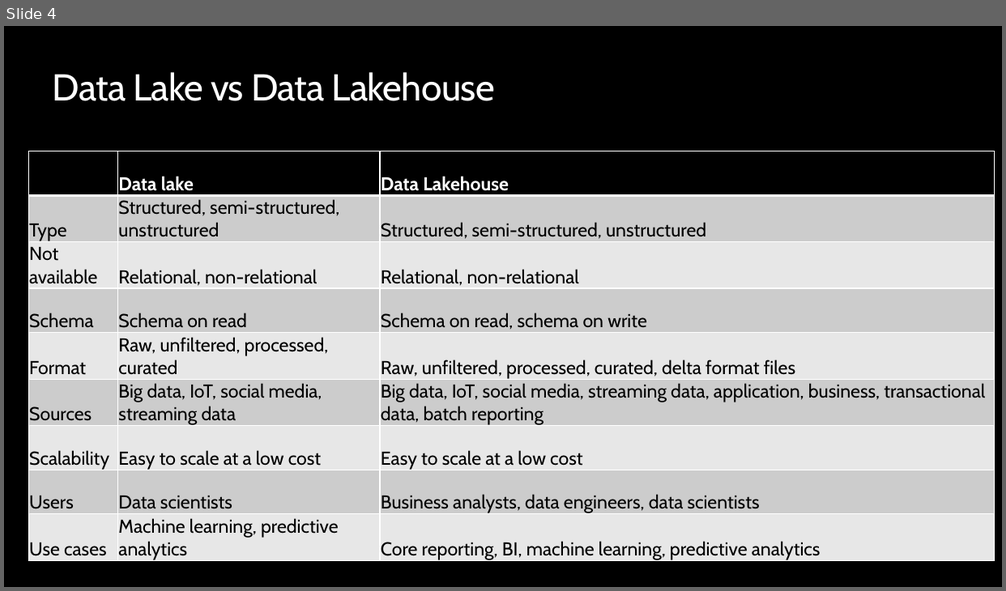
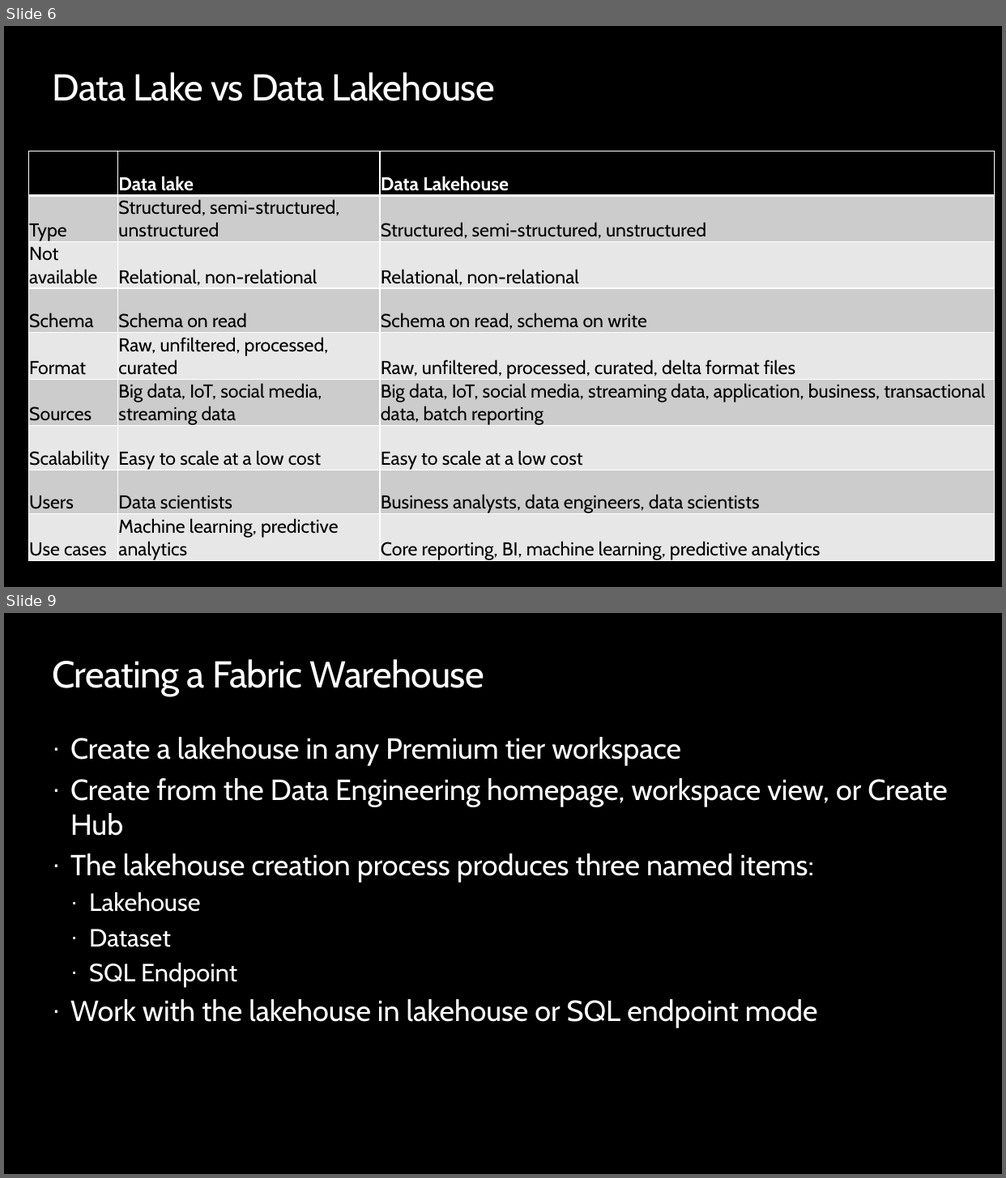
Before and after one commit to opsgility/fabric, a slide deck: slides/Dantoni-Opsgility-MSFabric-Module4.pptx. Shown one above the other, each under a label of ours: slide 4 before the commit, slides 6 and 9 after it; the slides between them are not shown. The pictures are 1006x591 and 1006x1178 pixels, drawn with LibreOffice and Linux fonts; fonts in the diff are those of the drawing; background and template pictures are left out. Boxes give left, top, right and bottom in pixels: in the first picture for what was removed or moved away, otherwise in the second. Text is boxed around its words. In the diff, an @@ line names an element or a change of style, - is before the commit and + after.

```diff
--- a/slides/Dantoni-Opsgility-MSFabric-Module4.pptx
+++ b/slides/Dantoni-Opsgility-MSFabric-Module4.pptx
@@ slide 9 added at <box>4,613,1002,1174</box>, background #000000 @@
@@ title added at <box>52,659,484,696</box>, 36 pt, text #FFFFFF @@
+Creating a Fabric Warehouse
@@ text added at <box>70,737,947,1029</box>, 28 pt, text #FFFFFF @@
+· Create a lakehouse in any Premium tier workspace
+· Create from the Data Engineering homepage, workspace view, or Create Hub
+· The lakehouse creation process produces three named items:
+  · Lakehouse
+  · Dataset
+  · SQL Endpoint
+· Work with the lakehouse in lakehouse or SQL endpoint mode
@@ what was slide 4 is now slide 6 @@
```
Also in this commit, not shown: 3 slides changed, 7 other slides added, 2 slides removed, 4 other files.
